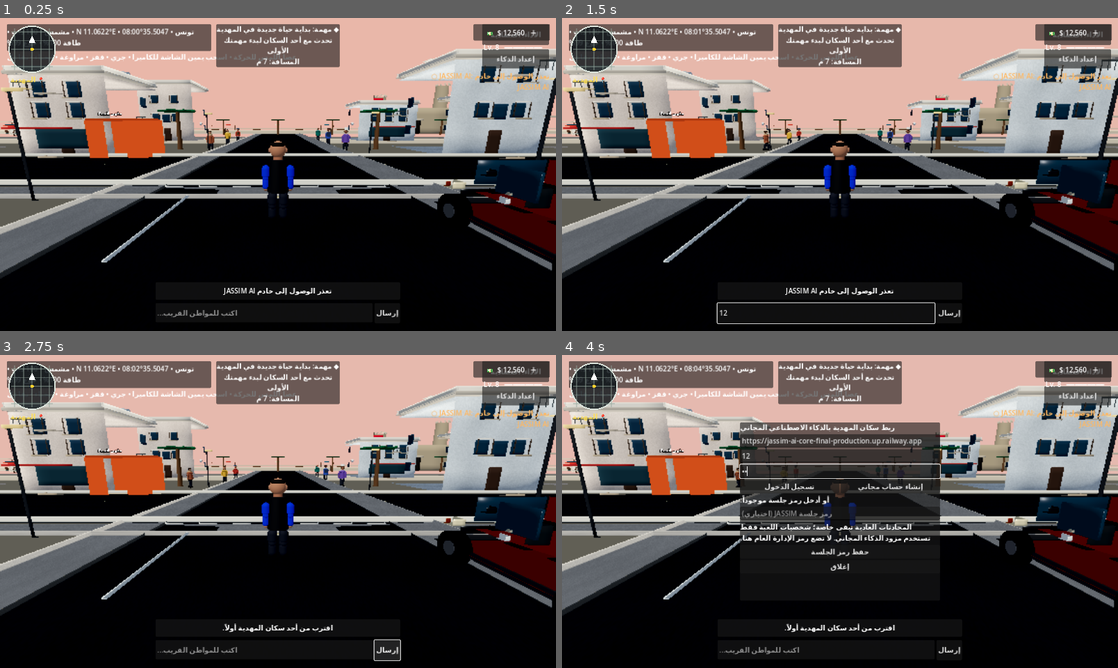
Above: before the commit, frames 1-4 (two rows, left to right).
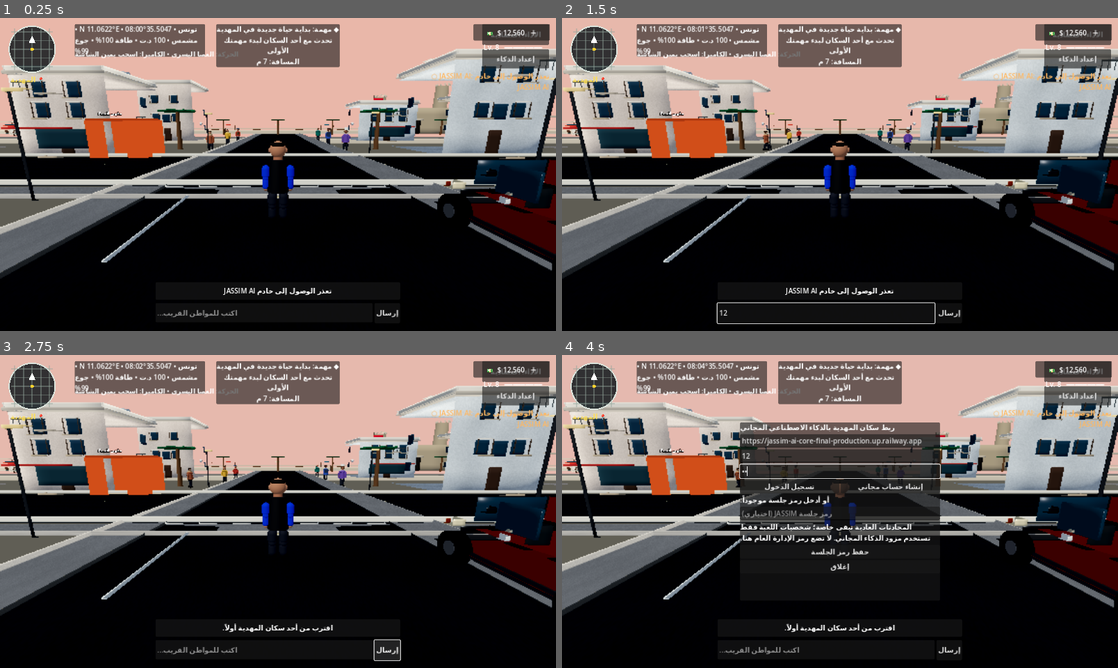
Above: after the commit, the same moments.

Repository: stevennpllk-crypto/REAL-LIFE-MAHDIA
Game: Godot game, scene res://scenes/Main.tscn
Same seed, same stepped clock (60 frames per second), same inputs: the game is played once before the commit and once after it.
Inputs (mouse positions are in pixels of both pictures, inside the frame that each line leads up to):
- Up to frame 1 (0.25 s): no input
- Up to frame 2 (1.5 s): click (828, 312) at 0.52 s; type "12" at 0.6 s; click "الأداء: اقتصادية" at 1.25 s
- Up to frame 3 (2.75 s): click "إرسال" at 2 s
- Up to frame 4 (4 s): click "إعداد الذكاء" at 2.75 s; click (840, 455) at 3.52 s; type "12" at 3.6 s; click (840, 470) at 3.75 s; type "12" at 3.83 s; click (840, 514) at 3.98 s

The runs differ from the first frame. In frame 1, 1.9% of the frame differs, in the area x 1-54%, y 2-14%; in frame 2, 1.9%; in frame 3, 1.9%; in frame 4, 1.9%.

Commit message:
Improve mobile HUD spacing and diagnose imported character rigs

Diff:
--- a/scripts/main.gd
+++ b/scripts/main.gd
@@ -662,8 +662,9 @@
 	var layer := CanvasLayer.new()
 	add_child(layer)
 	var panel := PanelContainer.new()
-	panel.position = Vector2(16, 14)
-	panel.custom_minimum_size = Vector2(470, 62)
+	# Keep the compass clear and reserve the top-right for quality/AI status.
+	panel.position = Vector2(172, 14)
+	panel.custom_minimum_size = Vector2(300, 54)
 	layer.add_child(panel)
 	status_label = Label.new()
 	status_label.text = "MAHDIA • 08:00 • Prototype"
@@ -682,8 +683,11 @@
 	layer.add_child(quality_button)
 	_apply_graphics_quality()
 	hint_label = Label.new()
-	hint_label.text = "عصا اللمس للحركة • اسحب يمين الشاشة للكاميرا • جري • قفز • مراوغة • انحناء • تفاعل"
-	hint_label.position = Vector2(16, 78)
+	hint_label.text = "الحركة: العصا اليسرى • الكاميرا: اسحب يمين الشاشة"
+	hint_label.position = Vector2(172, 72)
+	hint_label.custom_minimum_size = Vector2(390, 34)
+	hint_label.autowrap_mode = TextServer.AUTOWRAP_WORD_SMART
+	hint_label.add_theme_font_size_override("font_size", 15)
 	layer.add_child(hint_label)
 	var message_panel := PanelContainer.new()
 	# Keep the message strip in the central safe zone: mobile action buttons
--- a/scripts/npc.gd
+++ b/scripts/npc.gd
@@ -97,7 +97,11 @@
 		if is_instance_valid(imported_animation_player):
 			for animation_name in imported_animation_player.get_animation_list():
 				animation_names.append(str(animation_name))
-		print("MAHDIA_IMPORTED_MODEL: ", model_path, " animations=", animation_names, " mapped_bones=", imported_bones.size())
+		var rig_names: Array[String] = []
+		if is_instance_valid(imported_skeleton):
+			for bone_index in range(imported_skeleton.get_bone_count()):
+				rig_names.append(imported_skeleton.get_bone_name(bone_index))
+		print("MAHDIA_IMPORTED_MODEL: ", model_path, " animations=", animation_names, " mapped_bones=", imported_bones.size(), " bone_names=", rig_names)
 		_play_imported_animation("idle")
 		return true
 	return false
--- a/scripts/player.gd
+++ b/scripts/player.gd
@@ -98,7 +98,11 @@
 		imported_player_skeleton = skeleton_nodes[0] as Skeleton3D
 		_cache_imported_player_bones()
 	imported_player_loaded = true
-	print("MAHDIA_PLAYER_IMPORTED=1 mapped_bones=", imported_player_bones.size())
+	var rig_names: Array[String] = []
+	if is_instance_valid(imported_player_skeleton):
+		for bone_index in range(imported_player_skeleton.get_bone_count()):
+			rig_names.append(imported_player_skeleton.get_bone_name(bone_index))
+	print("MAHDIA_PLAYER_IMPORTED=1 mapped_bones=", imported_player_bones.size(), " bone_names=", rig_names)
 	return true
 
 
